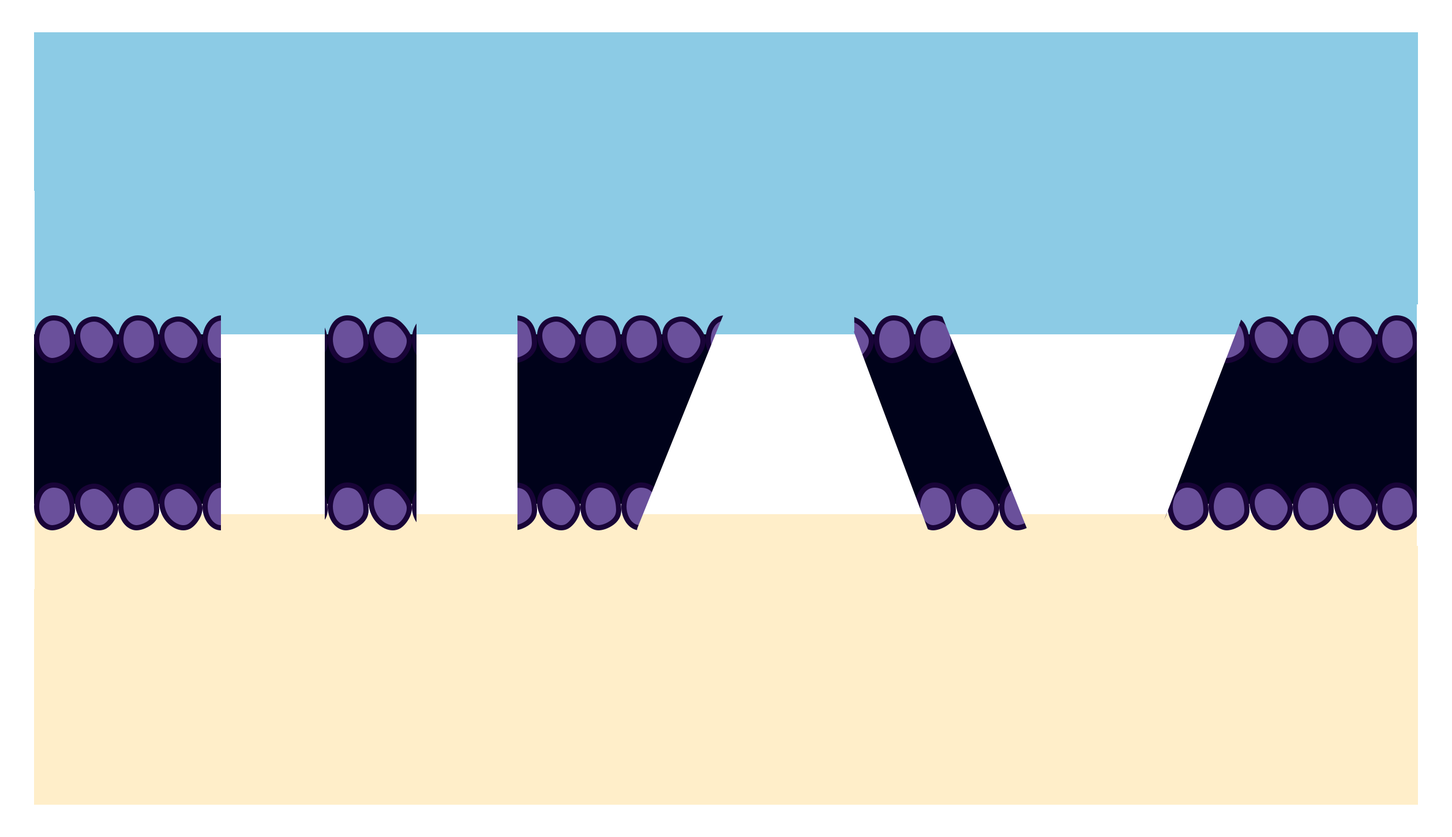
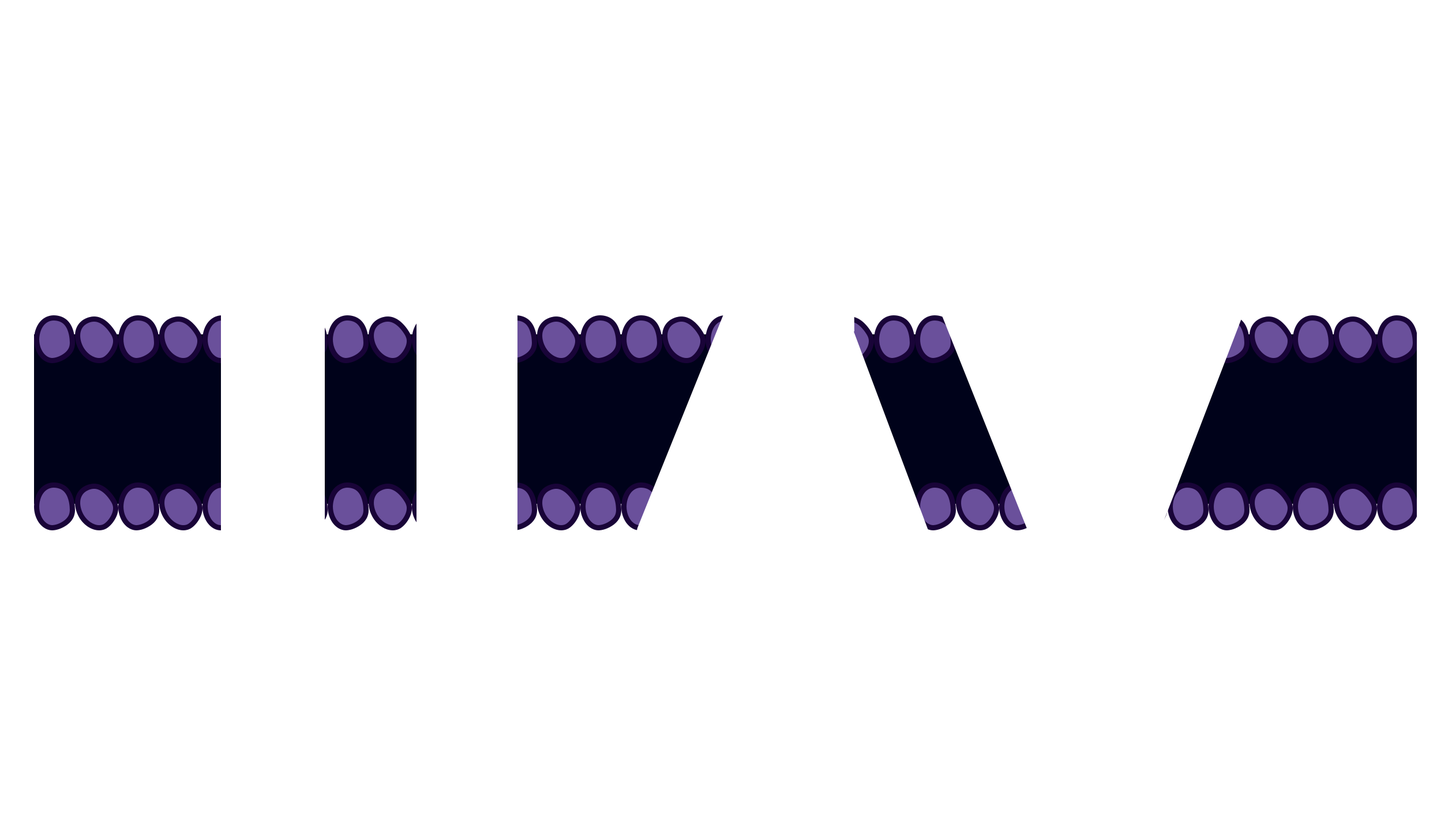
The second 1452×837 image is a revision of the first. Changes to its layers:
hid "tlo" over box(34, 32, 1418, 806)
